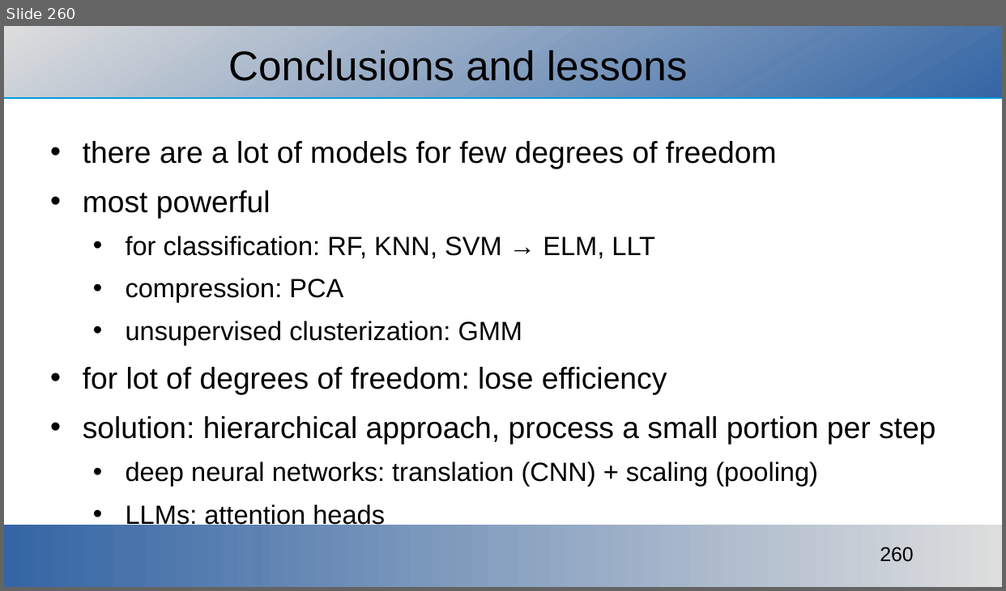
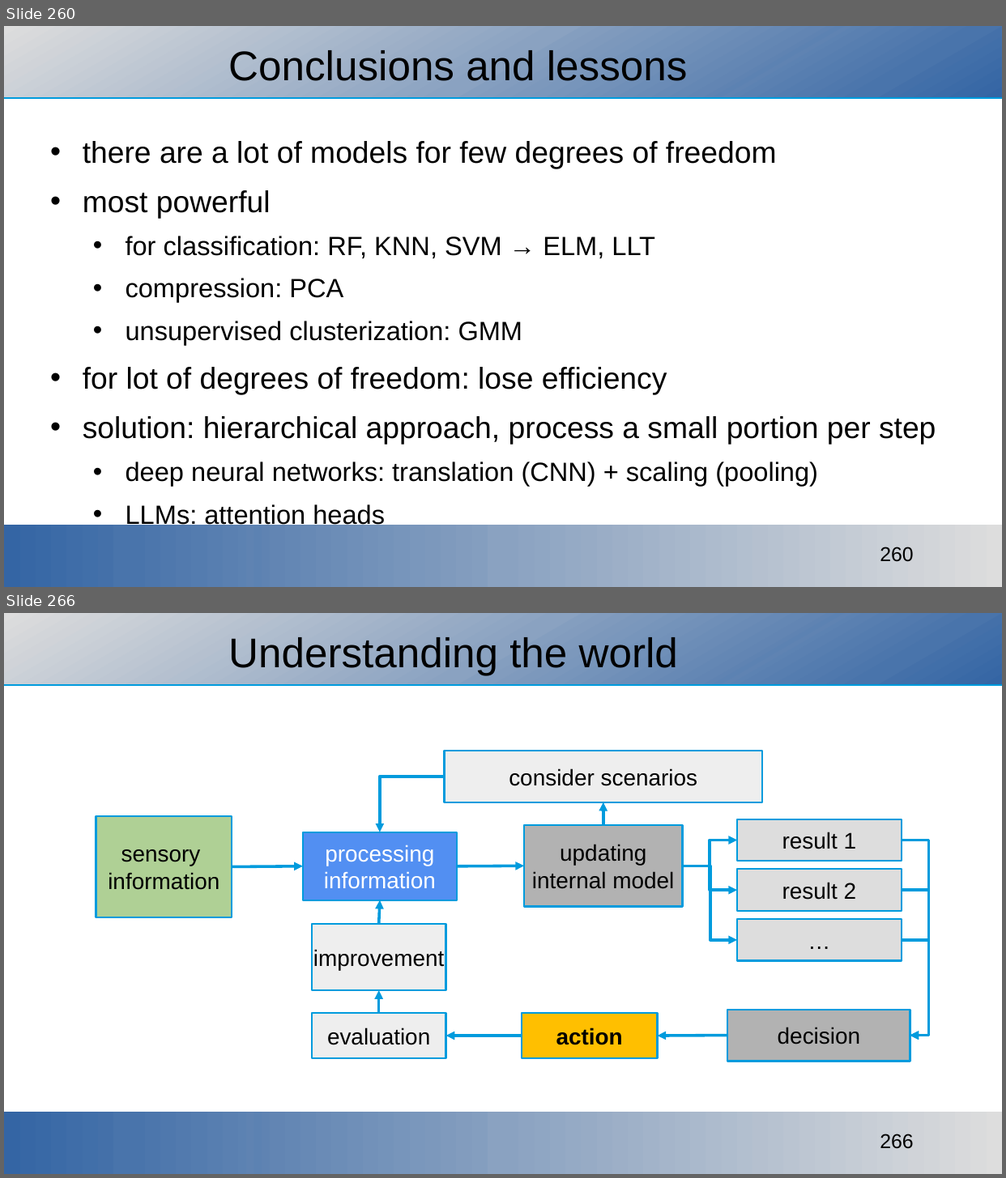
Before and after one commit to ajakovac/ML-in-Practice-I, a slide deck: ML in practice.odp. Shown one above the other, each under a label of ours: slide 260 before the commit, slides 260 and 266 after it; the slides between them are not shown. The pictures are 1006x591 and 1006x1178 pixels, drawn with LibreOffice and Linux fonts; fonts in the diff are those of the drawing; background and template pictures are left out. Boxes give left, top, right and bottom in pixels: in the first picture for what was removed or moved away, otherwise in the second. Text is boxed around its words. In the diff, an @@ line names an element or a change of style, - is before the commit and + after.

```diff
--- a/ML in practice.odp
+++ b/ML in practice.odp
@@ slide 266 added at box(4, 613, 1002, 1174), background #FFFFFF; not listed: 3 template elements that a slide beside it also shows @@
@@ title added at box(228, 637, 678, 675), 33 pt, text #000000 @@
+Understanding the world
@@ rectangle added at box(444, 751, 762, 803), fill #EEEEEE, outline #009BDD 1.42 pt, 18 pt, text #000000 @@
+consider scenarios
@@ elbow arrow added from (444, 777) to (380, 833), #009BDD 2.3 pt @@
@@ elbow arrow added from (603, 826) to (603, 803), #009BDD 2.3 pt @@
@@ rectangle added at box(96, 817, 232, 918), fill #AFD095, outline #009BDD 1.42 pt, 18 pt, text #000000 @@
+sensory
+information
@@ rectangle added at box(524, 825, 682, 906), fill #B2B2B2, outline #009BDD 1.42 pt, 18 pt, text #000000 @@
+updating
+internal model
@@ rectangle added at box(738, 820, 901, 861), fill #DDDDDD, outline #009BDD 1.42 pt, 18 pt, text #000000 @@
+result 1
@@ rectangle added at box(303, 833, 457, 900), fill #528FF2, outline #009BDD 1.42 pt, 18 pt, text #FFFFFF @@
+processing
+information
@@ elbow arrow added from (682, 867) to (738, 841), #009BDD 2.3 pt @@
@@ elbow arrow added from (901, 841) to (910, 1036), #009BDD 2.3 pt @@
@@ arrow added from (232, 867) to (303, 867), #009BDD 2.3 pt @@
@@ arrow added from (457, 867) to (524, 866), #009BDD 2.3 pt @@
@@ elbow arrow added from (682, 866) to (738, 890), #009BDD 2.3 pt @@
@@ elbow arrow added from (682, 866) to (738, 940), #009BDD 2.3 pt @@
@@ rectangle added at box(738, 869, 901, 911), fill #DDDDDD, outline #009BDD 1.42 pt, 18 pt, text #000000 @@
+result 2
@@ arrow added from (379, 923) to (380, 900), #009BDD 2.3 pt @@
@@ elbow arrow added from (901, 890) to (910, 1036), #009BDD 2.3 pt @@
@@ rectangle added at box(312, 923, 446, 990), fill #EEEEEE, outline #009BDD 1.42 pt, 18 pt, text #000000 @@
+improvement
@@ rectangle added at box(738, 919, 901, 960), fill #DDDDDD, outline #009BDD 1.42 pt @@
@@ text added at box(738, 922, 901, 957), 18 pt, text #000000 @@
+…
@@ elbow arrow added from (901, 940) to (910, 1036), #009BDD 2.3 pt @@
@@ elbow arrow added from (379, 1013) to (379, 990), #009BDD 2.3 pt @@
@@ rectangle added at box(312, 1013, 446, 1059), fill #EEEEEE, outline #009BDD 1.42 pt, 18 pt, text #000000 @@
+evaluation
@@ rectangle added at box(522, 1013, 658, 1059), fill #FFBF00, outline #009BDD 1.42 pt, 18 pt, text #000000, bold @@
+action
@@ rectangle added at box(727, 1010, 910, 1061), fill #B2B2B2, outline #009BDD 1.42 pt, 18 pt, text #000000 @@
+decision
@@ elbow arrow added from (522, 1036) to (446, 1036), #009BDD 2.3 pt @@
@@ arrow added from (727, 1036) to (658, 1036), #009BDD 2.3 pt @@
```
Also in this commit, not shown: 19 other slides added, 2 other files.
